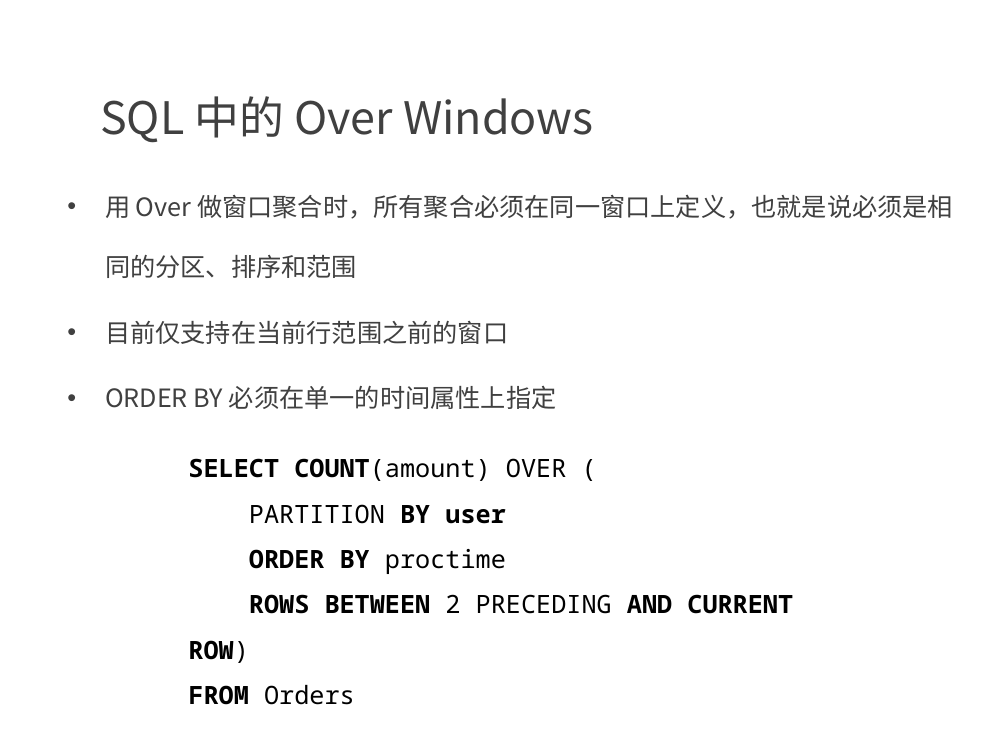
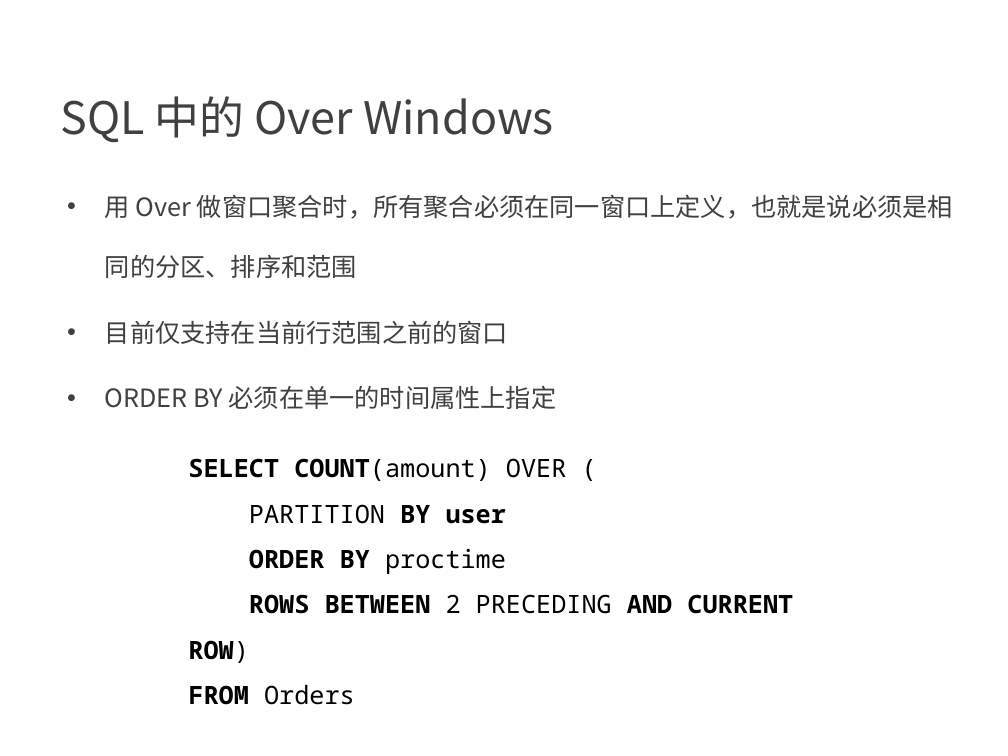
Before and after one commit to confucianzuoyuan/flink-tutorial, a slide deck: slide 47 of slides/9_Table API 和 Flink SQL.pptx (slide 48 before the commit). Drawn at 1008x756 pixels with LibreOffice and Linux fonts; fonts in the diff are those of the drawing; background and template pictures are left out. Boxes give left, top, right and bottom in pixels: in the first picture for what was removed or moved away, otherwise in the second. Text is boxed around its words. In the diff, an @@ line names an element or a change of style, - is before the commit and + after.

```diff
--- a/slides/9_Table API 和 Flink SQL.pptx
+++ b/slides/9_Table API 和 Flink SQL.pptx
@@ text "SQL 中的 Over Windows" at [60, 96, 554, 143]: indent changed @@
```
Also in this commit, not shown: 55 other slides changed, 1 slide removed, 5 other files.
